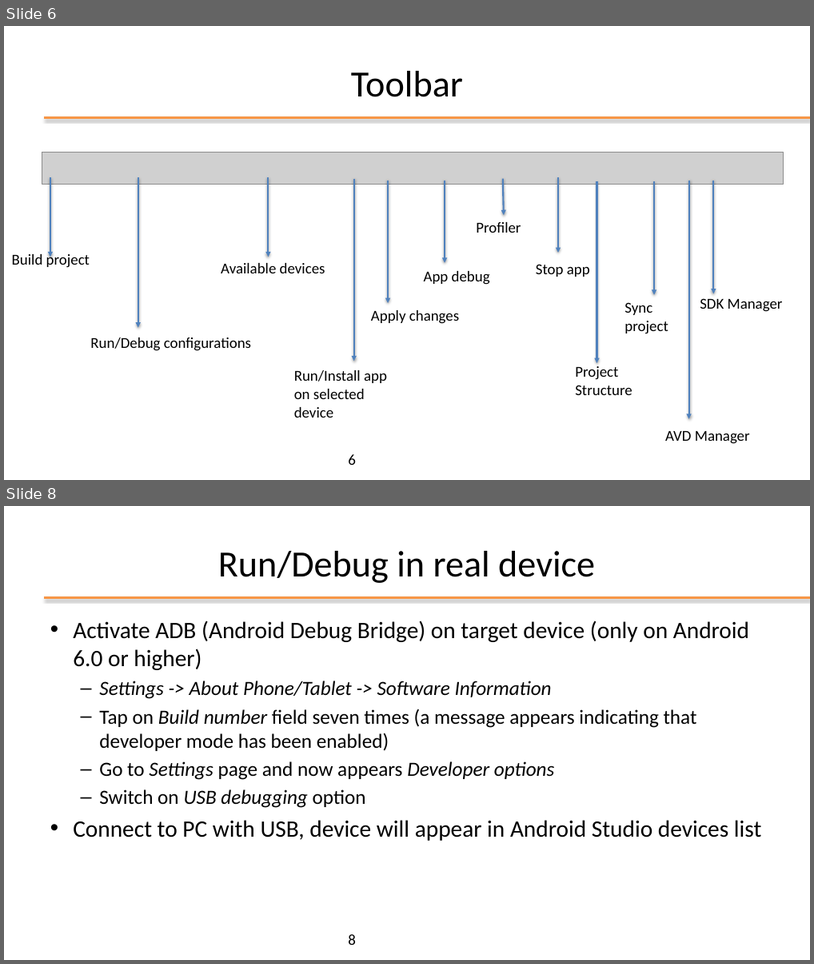
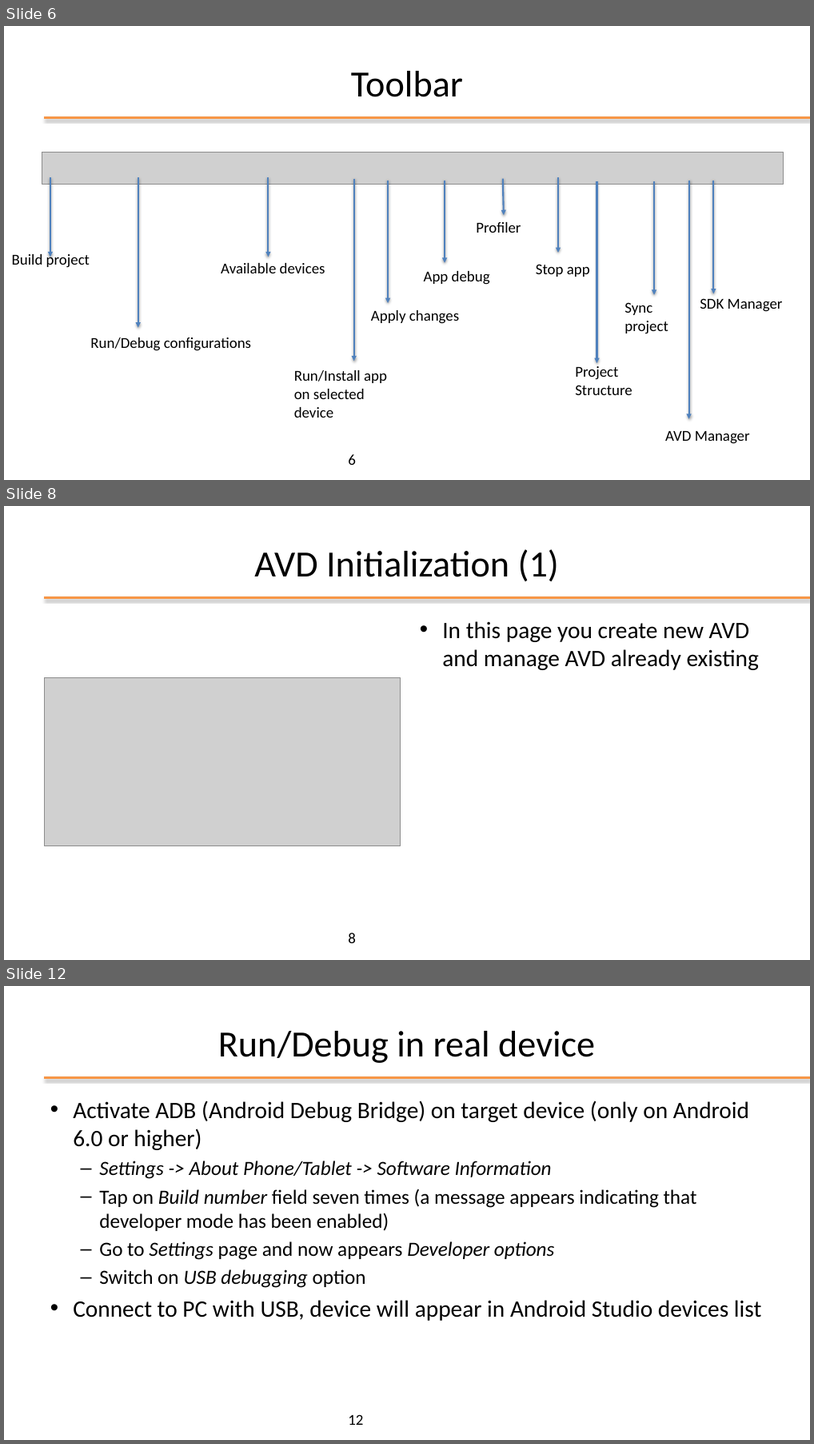
Before and after one commit to kevinmala00/ATTIVITA-PROGETTUALE, a slide deck: slides/02 - Android Studio.pptx. Shown one above the other, each under a label of ours: slides 6 and 8 before the commit, slides 6, 8 and 12 after it; the slides between them are not shown. The pictures are 814x964 and 814x1444 pixels, drawn with LibreOffice and Linux fonts; fonts in the diff are those of the drawing; grey boxes stand for pictures; background and template pictures are left out. Boxes give left, top, right and bottom in pixels: in the first picture for what was removed or moved away, otherwise in the second. Text is boxed around its words. In the diff, an @@ line names an element or a change of style, - is before the commit and + after.

Commit message:
module 2 -> COMPLETED (add What is Gradle, reformat AVD manager)

```diff
--- a/slides/02 - Android Studio.pptx
+++ b/slides/02 - Android Studio.pptx
@@ slide 8 added at [4, 506, 810, 960], background #FFFFFF; not listed: 1 template element that a slide beside it also shows @@
@@ title added at [254, 549, 559, 582], 44 pt, text #000000 @@
+AVD Initialization (1)
@@ text added at [442, 621, 759, 670], 28 pt, text #000000 @@
+• In this page you create new AVD and manage AVD already existing
@@ picture added at [45, 677, 401, 845] @@
@@ page number added at [348, 932, 356, 943], 18 pt, text #000000 @@
+8
@@ what was slide 8 is now slide 12 @@
@@ page number at [348, 1414, 363, 1424]: text changed @@
-8
+12
```
Also in this commit, not shown: 1 slide changed, 4 other slides added.
